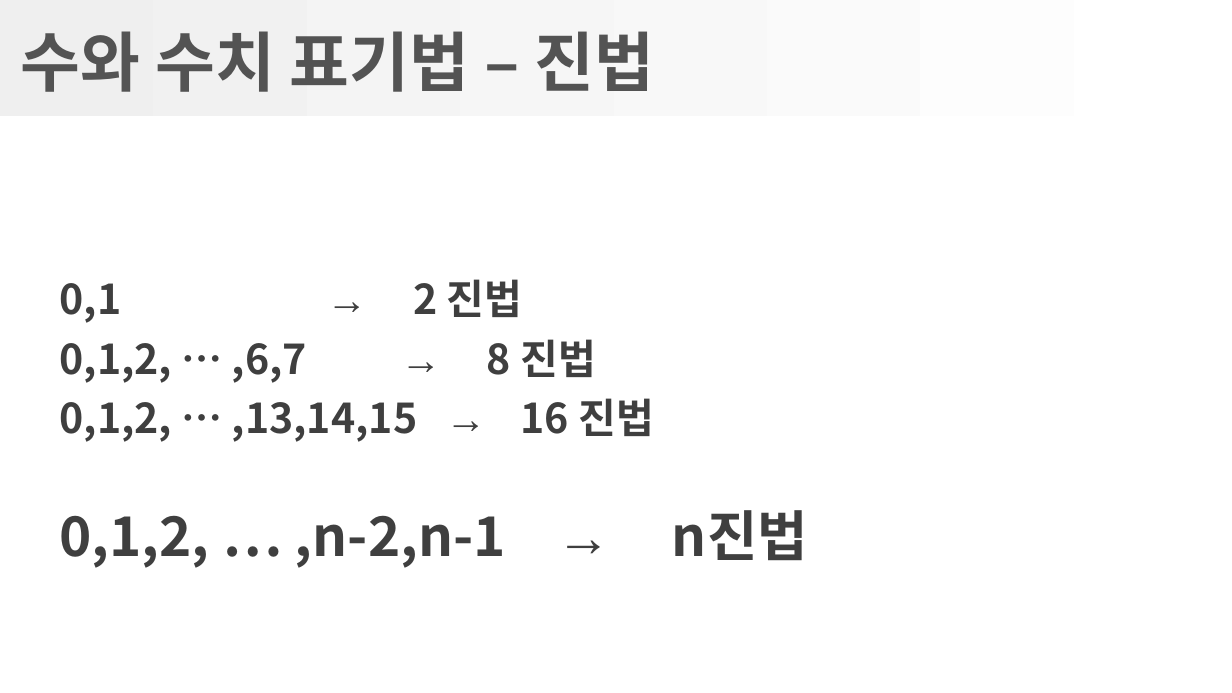
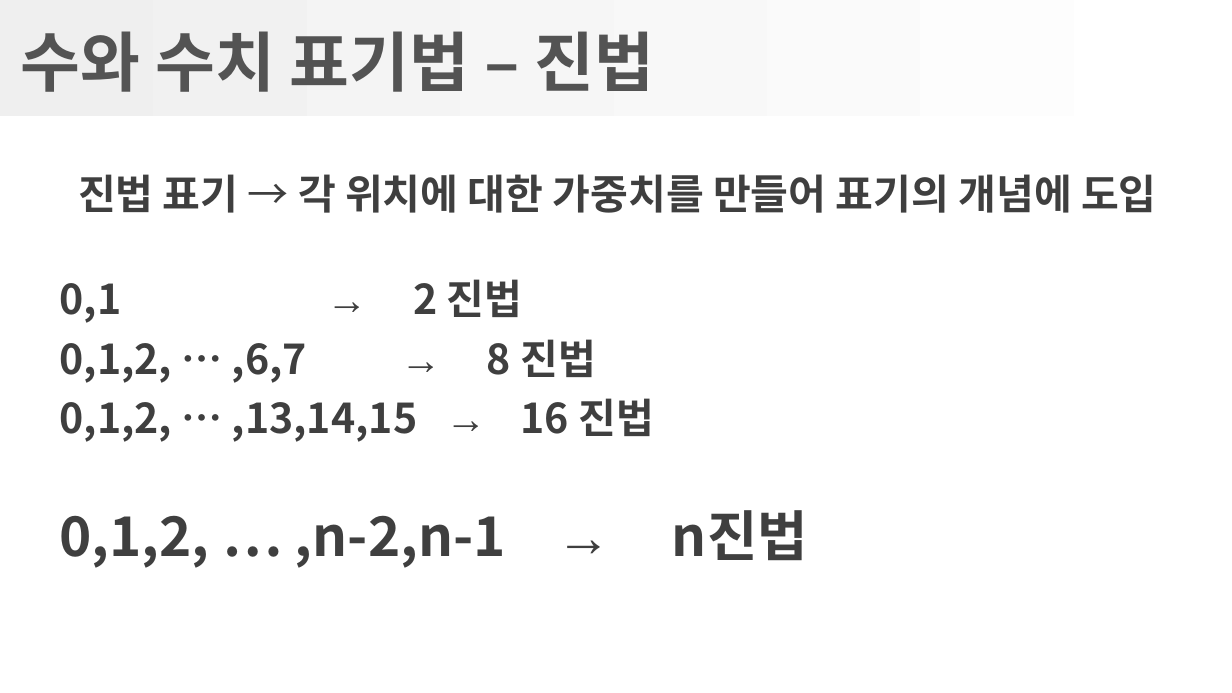
Before and after one commit to gatherKnowledge/Presentation, a slide deck: slide 10 of GreatCode/1-2장_수치표기법.pptx (slide 11 before the commit). Drawn at 1232x693 pixels with LibreOffice and Linux fonts; fonts in the diff are those of the drawing; background and template pictures are left out. Boxes give left, top, right and bottom in pixels: in the first picture for what was removed or moved away, otherwise in the second. Text is boxed around its words. In the diff, an @@ line names an element or a change of style, - is before the commit and + after.

```diff
--- a/GreatCode/1-2장_수치표기법.pptx
+++ b/GreatCode/1-2장_수치표기법.pptx
@@ text added at (78, 174, 1157, 213), 24 pt, text #3F3F3F, bold @@
+진법 표기 → 각 위치에 대한 가중치를 만들어 표기의 개념에 도입
```
Also in this commit, not shown: 11 other slides changed, 1 slide added, 30 slides removed, 2 other files.
